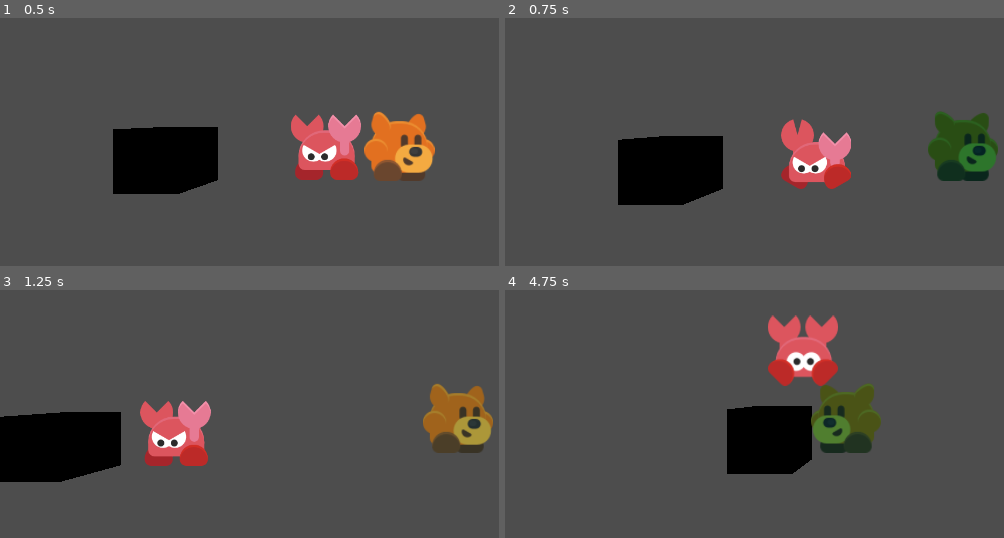
Above: before the commit, frames 1-4 (two rows, left to right).
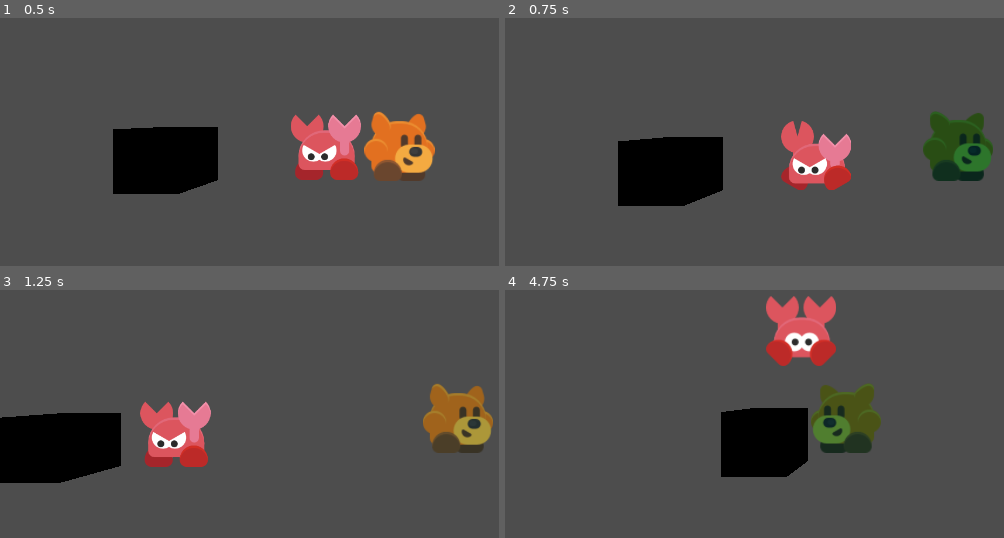
Above: after the commit, the same moments.

Repository: DBorgKiwami/group-project
Game: Godot game, scene res://scenes/levels/2d/testlevel2d.tscn
The game is run twice, just before and just after one commit, with the same random seed, the same clock (stepped at 60 frames per second) and the same inputs. This scene is started directly instead of the project's main scene. The engine's default icon, where the game draws it, is replaced by a stand-in: a white triangle on a blue panel in a dark square.
Inputs (mouse positions are in pixels of both pictures, inside the frame that each line leads up to):
- Up to frame 1 (0.5 s): no input
- Up to frame 2 (0.75 s): tap Enter (ui_accept) at 0.5 s; move the mouse to (outside the picture) at 0.52 s; hold Right (ui_right) from 0.53 s (still down); hold Shift (attack) from 0.53 s (still down)
- Up to frame 3 (1.25 s): keep holding Right (ui_right); keep holding Shift (attack); tap Enter (ui_accept) at 0.77, 0.8, 1.07 s
- Up to frame 4 (4.75 s): move the mouse to (744, 411) at 1.27 s; release Right (ui_right) at 1.28 s; release Shift (attack) at 1.28 s; hold Down (ui_down) 1.28-2.03 s; tap Enter (ui_accept) at 1.35, 1.52, 1.82, 2.3, 3.02, 3.32, 3.77, 3.8, 4.07, 4.52 s; tap Shift (attack) at 1.55, 3.05, 4.35 s; move the mouse to (outside the picture) at 2.02 s; hold Right (ui_right) 2.03-2.78 s; hold Shift (attack) 2.03-2.78 s; move the mouse to (864, 478) at 2.77 s; hold Up (ui_up) 2.78-3.53 s; tap / (grapple) at 2.85 s; move the mouse to (outside the picture) at 3.52 s; hold E (interact) 3.53-4.28 s; hold Left (ui_left) from 3.53 s (still down); move the mouse to (664, 322) at 4.27 s

Frame 1 is identical in both runs. In frame 2, 1.9% of the frame differs, in the area x 22-99%, y 37-76%; in frame 3, 0.6%; in frame 4, 4.5%, in the area x 43-67%, y 2-76%.

Commit message:
Moving 2D Player code to state machine
I swear this will make things easier later

Diff:
--- a/scenes/enemies/2dtestenemy.tscn
+++ b/scenes/enemies/2dtestenemy.tscn
@@ -106,7 +106,7 @@
 }
 
 [sub_resource type="SphereShape3D" id="SphereShape3D_eexk2"]
-radius = 0.42576775
+radius = 0.766
 
 [node name="2Dtestenemy" type="CharacterBody3D" unique_id=650050351 node_paths=PackedStringArray("state_machine", "hitbox", "hurtbox", "animationControler")]
 collision_layer = 16
--- a/scenes/player/2dplatformingcharacter.tscn
+++ b/scenes/player/2dplatformingcharacter.tscn
@@ -4,6 +4,8 @@
 [ext_resource type="Texture2D" uid="uid://cl8e58vu1q6cf" path="res://sprites/player/player_idle_0.png" id="2_a1x7n"]
 [ext_resource type="Texture2D" uid="uid://pi1hnvp8pqtv" path="res://sprites/player/player_idle_1.png" id="3_8yach"]
 [ext_resource type="Script" uid="uid://dj2mp3k44ikpy" path="res://scripts/utilities/playerhitbox.gd" id="4_a1x7n"]
+[ext_resource type="Script" uid="uid://cgdwg4dqcddnb" path="res://scripts/utilities/statemachine.gd" id="5_8yach"]
+[ext_resource type="Script" uid="uid://d10nt2jlfcjvx" path="res://scenes/player/playeralivestate.gd" id="6_k8hk2"]
 
 [sub_resource type="BoxShape3D" id="BoxShape3D_vj0l2"]
 size = Vector3(1.1184082, 1.1855469, 1)
@@ -163,9 +165,8 @@
 }
 
 [sub_resource type="SphereShape3D" id="SphereShape3D_vj0l2"]
-radius = 0.5168748
-
-[node name="2Dplatformingcharacter" type="CharacterBody3D" unique_id=387257704 node_paths=PackedStringArray("hitboxFront", "hitboxUp", "hitboxDown", "animationController", "player_hitbox", "player_camera", "sprite")]
+
+[node name="2Dplatformingcharacter" type="CharacterBody3D" unique_id=387257704 node_paths=PackedStringArray("hitboxFront", "hitboxUp", "hitboxDown", "animationController", "player_hitbox", "player_camera", "sprite", "state_machine")]
 script = ExtResource("1_vj0l2")
 hitboxFront = NodePath("Front Attack Hurtbox")
 hitboxUp = NodePath("Up Attack Hurtbox")
@@ -174,6 +175,7 @@
 player_hitbox = NodePath("PlayerHitbox")
 player_camera = NodePath("Camera3D")
 sprite = NodePath("AnimatedSprite3D")
+state_machine = NodePath("State_Machine")
 
 [node name="CollisionShape3D" type="CollisionShape3D" parent="." unique_id=30863792]
 transform = Transform3D(1, 0, 0, 0, 1, 0, 0, 0, 1, -0.00012207031, -0.0056152344, 0)
@@ -227,6 +229,15 @@
 transform = Transform3D(1, 0, 0, 0, 1, 0, 0, 0, 1, 0, 1, 5)
 top_level = true
 
+[node name="State_Machine" type="Node" parent="." unique_id=313428382 node_paths=PackedStringArray("initial_state")]
+script = ExtResource("5_8yach")
+initial_state = NodePath("Alive")
+metadata/_custom_type_script = "uid://cgdwg4dqcddnb"
+
+[node name="Alive" type="Node" parent="State_Machine" unique_id=924225331 node_paths=PackedStringArray("player_reference")]
+script = ExtResource("6_k8hk2")
+player_reference = NodePath("../..")
+
 [connection signal="area_entered" from="Down Attack Hurtbox" to="." method="_on_down_attack_hurtbox_area_entered"]
 [connection signal="area_entered" from="Up Attack Hurtbox" to="." method="_on_up_attack_hurtbox_area_entered"]
 [connection signal="area_entered" from="Front Attack Hurtbox" to="." method="_on_front_attack_hitbox_area_entered"]
--- /dev/null
+++ b/scenes/player/playeralivestate.gd
@@ -0,0 +1,83 @@
+extends State
+
+@export var player_reference : CharacterBody3D
+
+func update(_delta: float):
+	if player_reference.player_camera:
+		var x_diff = player_reference.position.x - player_reference.player_camera.global_position.x
+		if abs(x_diff) > player_reference.camera_x_bound:
+			if x_diff>0:
+				player_reference.player_camera.global_position.x += x_diff - player_reference.camera_x_bound
+			else:
+				player_reference.player_camera.global_position.x += x_diff + player_reference.camera_x_bound
+		player_reference.player_camera.global_position.y = player_reference.position.y + player_reference.camera_y_offset
+
+func physicsUpdate(delta: float):
+	#Reduce the jump buffer if its still running
+	if player_reference.jump_buffer > 0:
+		player_reference.jump_buffer -= delta
+
+	# Add the gravity.
+	if not player_reference.is_on_floor():
+		player_reference.velocity += player_reference.get_gravity() * delta
+		#Decrease jump timer whilst not on the floor
+		player_reference.jump_timer -= delta;
+
+	#If you're on the floor, you can jump
+	if player_reference.is_on_floor():
+		player_reference.can_jump = true;
+		player_reference.jump_timer = player_reference.jump_timer_max
+
+	#If the jump timer has run out, you cannot jump
+	if player_reference.jump_timer < 0:
+		player_reference.can_jump = false;
+
+	# Handle jump.
+	if Input.is_action_pressed("ui_accept"):
+		#Reset the jump buffer
+		player_reference.jump_buffer = player_reference.jump_buffer_len
+	#If the jump buffer is higher than 0, the player is trying to jump
+	if player_reference.jump_buffer > 0 and player_reference.can_jump:
+		player_reference.jump_buffer = 0
+		player_reference.velocity.y = player_reference.JUMP_VELOCITY
+		#If you've just pressed the jump button, you cannot jump
+		player_reference.can_jump = false
+	if Input.is_action_just_released("ui_accept"):
+		#If you've let go of the jump button, choose the lower number between 0 and player velocity and set velocity to that number (If you just set it to 0, you can basically spam spacebar to cancel the effect of gravity)
+		player_reference.velocity.y = minf(0, player_reference.velocity.y)
+
+	# Get the input direction and handle the movement/deceleration.
+	# As good practice, you should replace UI actions with custom gameplay actions.
+	var direction := Input.get_axis("ui_left", "ui_right")
+
+	if direction:
+		#Flip character depending on their direction
+		if direction < 0:
+			player_reference.hitboxFront.rotation_degrees = Vector3(0, 180, 0)
+			player_reference.sprite.flip_h = true;
+		else:
+			player_reference.hitboxFront.rotation_degrees = Vector3(0, 0, 0)
+			player_reference.sprite.flip_h = false;
+		player_reference.velocity.x = direction * player_reference.SPEED
+	else:
+		player_reference.velocity.x = move_toward(player_reference.velocity.x, 0, player_reference.SPEED)
+
+func enter():
+	pass
+
+func exit():
+	pass
+
+func input(event: InputEvent):
+	if event.is_action_pressed("attack") and Input.is_action_pressed("ui_down"):
+		print("Down")
+		player_reference.animationController.play("attack_down")
+		return
+	if event.is_action_pressed("attack") and Input.is_action_pressed("ui_up"):
+		print("Down")
+		player_reference.animationController.play("attack_up")
+		return
+	if event.is_action_pressed("attack"):
+		print("Attacking")
+		#Using Godot's animation player, we can program the frames of the attack from the editor instead of purely in code!
+		player_reference.animationController.play("attack")
--- a/scripts/playermovement/player2d.gd
+++ b/scripts/playermovement/player2d.gd
@@ -6,8 +6,8 @@
 @export var animationController : AnimationPlayer
 @export var player_hitbox : Area3D
 @export var player_camera : Camera3D
-
 @export var sprite : AnimatedSprite3D
+@export var state_machine : State_Machine
 
 @export var SPEED = 5.0
 @export var JUMP_VELOCITY = 4.5
@@ -17,7 +17,7 @@
 @export var jump_timer_max = 0.2
 @export var jump_buffer_len = 0.12
 @export var damage = 10
-@export var max_health = 5
+@export var max_health = 3
 var health
 var can_jump = false
 var jump_timer = jump_timer_max
@@ -31,93 +31,18 @@
 func _on_player_hit(damage) -> void:
 	print("I've been hit for " + str(damage) + "!")
 	health = health - damage
-	if health >= 0:
+	if health <= 0:
 		print("I'm fuckin dead!")
 
 func _input(event: InputEvent) -> void:
-	if event.is_action_pressed("attack") and Input.is_action_pressed("ui_down"):
-		print("Down")
-		animationController.play("attack_down")
-		return
-	if event.is_action_pressed("attack") and Input.is_action_pressed("ui_up"):
-		print("Down")
-		animationController.play("attack_up")
-		return
-	if event.is_action_pressed("attack"):
-		print("Attacking")
-		#Using Godot's animation player, we can program the frames of the attack from the editor instead of purely in code!
-		animationController.play("attack")
 	if event.is_action_pressed("debug_swap_level"):
 		Scenecontroler.load_scene_with_position("res://scenes/levels/3d/testlevel.tscn", Vector3(1,1,1))
 	pass
 
 func _process(delta: float) -> void:
-	#camera movement
-	if player_camera:
-		var x_diff = position.x - player_camera.global_position.x
-		if abs(x_diff) > camera_x_bound:
-			if x_diff>0:
-				player_camera.global_position.x += x_diff - camera_x_bound
-			else:
-				player_camera.global_position.x += x_diff + camera_x_bound
-		player_camera.global_position.y = position.y + camera_y_offset
-		#var y_diff = position.y - (player_camera.global_position.y - camera_y_offset)
-		#if abs(y_diff) > camera_y_bound:
-			#if y_diff>0:
-				#player_camera.global_position.y += (y_diff - camera_y_bound)
-			#else:
-				#player_camera.global_position.y += (y_diff + camera_y_bound)
+	pass
 
 func _physics_process(delta: float) -> void:
-	#Reduce the jump buffer if its still running
-	if jump_buffer > 0:
-		jump_buffer -= delta
-
-	# Add the gravity.
-	if not is_on_floor():
-		velocity += get_gravity() * delta
-		#Decrease jump timer whilst not on the floor
-		jump_timer -= delta;
-
-	#If you're on the floor, you can jump
-	if is_on_floor():
-		can_jump = true;
-		jump_timer = jump_timer_max
-
-	#If the jump timer has run out, you cannot jump
-	if jump_timer < 0:
-		can_jump = false;
-
-	# Handle jump.
-	if Input.is_action_pressed("ui_accept"):
-		#Reset the jump buffer
-		jump_buffer = jump_buffer_len
-	#If the jump buffer is higher than 0, the player is trying to jump
-	if jump_buffer > 0 and can_jump:
-		jump_buffer = 0
-		velocity.y = JUMP_VELOCITY
-		#If you've just pressed the jump button, you cannot jump
-		can_jump = false
-	if Input.is_action_just_released("ui_accept"):
-		#If you've let go of the jump button, choose the lower number between 0 and player velocity and set velocity to that number (If you just set it to 0, you can basically spam spacebar to cancel the effect of gravity)
-		velocity.y = minf(0, velocity.y)
-
-	# Get the input direction and handle the movement/deceleration.
-	# As good practice, you should replace UI actions with custom gameplay actions.
-	var direction := Input.get_axis("ui_left", "ui_right")
-
-	if direction:
-		#Flip character depending on their direction
-		if direction < 0:
-			hitboxFront.rotation_degrees = Vector3(0, 180, 0)
-			sprite.flip_h = true;
-		else:
-			hitboxFront.rotation_degrees = Vector3(0, 0, 0)
-			sprite.flip_h = false;
-		velocity.x = direction * SPEED
-	else:
-		velocity.x = move_toward(velocity.x, 0, SPEED)
-
 	move_and_slide()
 
 
--- a/scripts/utilities/statemachine.gd
+++ b/scripts/utilities/statemachine.gd
@@ -27,6 +27,10 @@
 	if current_state:
 		current_state.physicsUpdate(delta)
 
+func _input(event: InputEvent) -> void:
+	if current_state:
+		current_state.input(event)
+
 func on_child_transition(state, new_state_name):
 	if state != current_state:
 		return
Not shown: 1 places in scenes/player/3dplayercamera.tscn that only renumber resources
Not shown, added: scenes/player/playeralivestate.gd.uid
